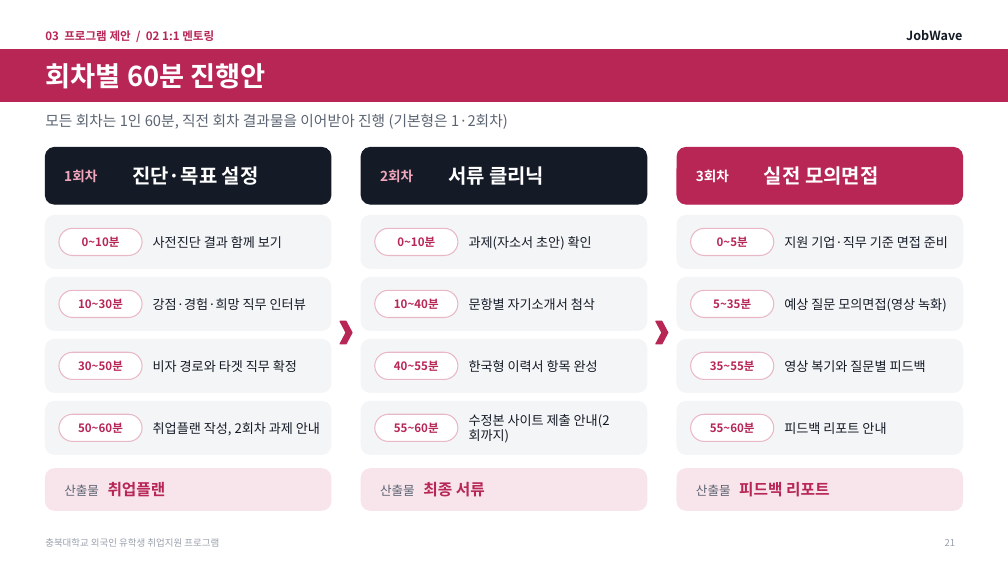
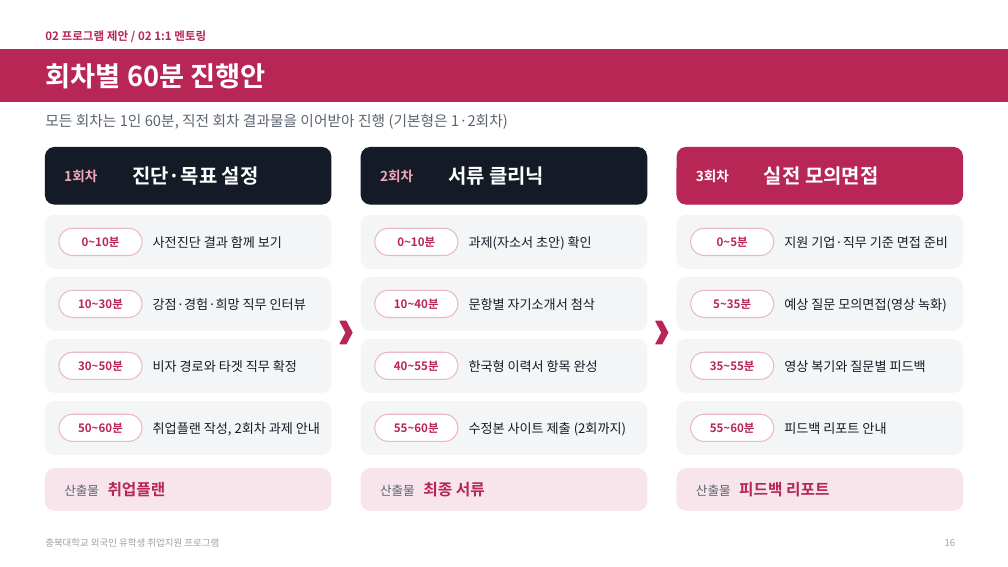
Before and after one commit to job-wave/Codex, a slide deck: slide 16 of output/jobwave-cbnu-proposal/JobWave_proposal_visual.pptx (slide 21 before the commit). Drawn at 1008x567 pixels with LibreOffice and Linux fonts; fonts in the diff are those of the drawing; background and template pictures are left out. Boxes give left, top, right and bottom in pixels: in the first picture for what was removed or moved away, otherwise in the second. Text is boxed around its words. In the diff, an @@ line names an element or a change of style, - is before the commit and + after.

```diff
--- a/output/jobwave-cbnu-proposal/JobWave_proposal_visual.pptx
+++ b/output/jobwave-cbnu-proposal/JobWave_proposal_visual.pptx
@@ text at (45,30,206,41): text changed @@
-03 프로그램 제안 / 02 1:1 멘토링
+02 프로그램 제안 / 02 1:1 멘토링
@@ text removed at (906,30,962,40) @@
-JobWave
@@ text at (469,422,626,436): text changed @@
-수정본 사이트 제출 안내(2회까지)
+수정본 사이트 제출 (2회까지)
@@ page number at (945,539,955,546): text changed @@
-21
+16
```
Also in this commit, not shown: 37 other slides changed, 5 slides removed, 8 other files.
